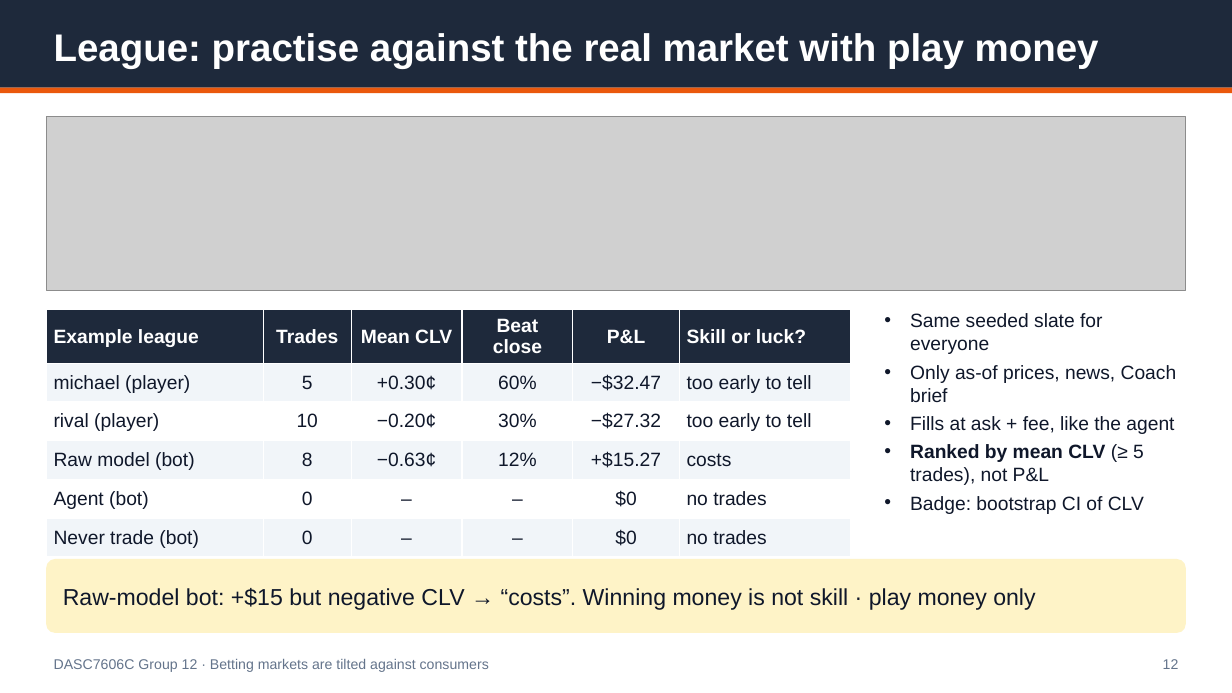
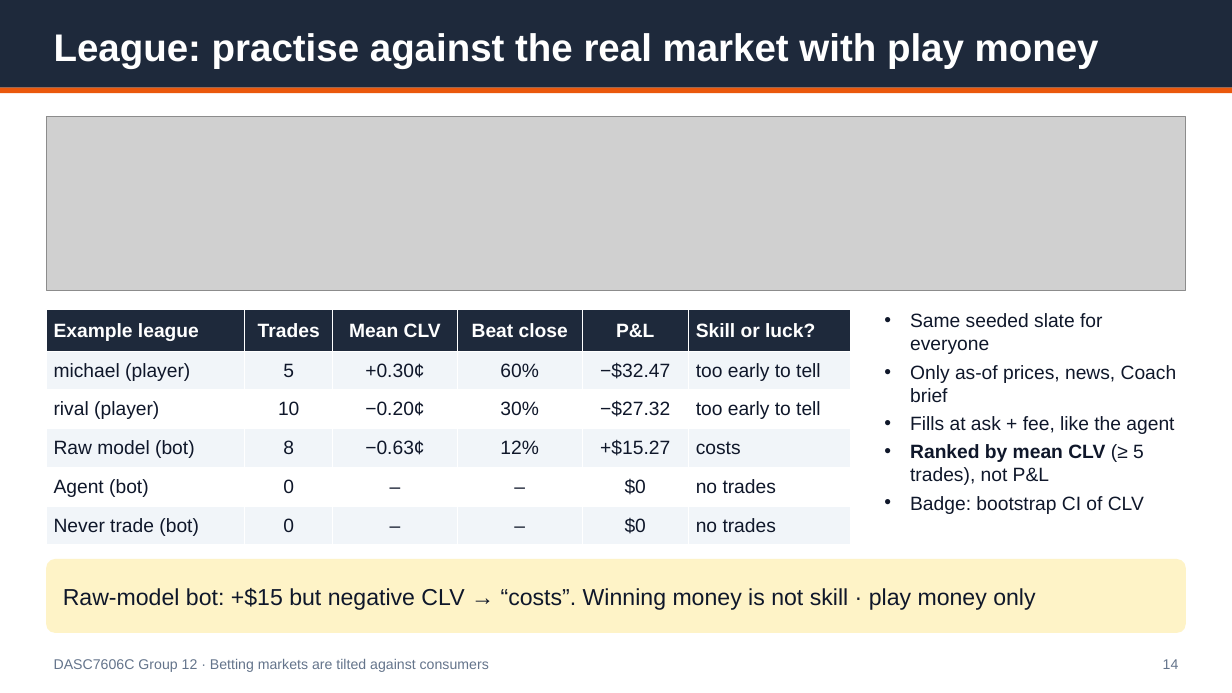
Before and after one commit to Michaelyzr/nba-agent, a slide deck: slide 14 of presentation/nba_agent_deck.pptx (slide 12 before the commit). Drawn at 1232x693 pixels with LibreOffice and Linux fonts; fonts in the diff are those of the drawing; grey boxes stand for pictures. Boxes give left, top, right and bottom in pixels: in the first picture for what was removed or moved away, otherwise in the second. Text is boxed around its words. In the diff, an @@ line names an element or a change of style, - is before the commit and + after.

```diff
--- a/presentation/nba_agent_deck.pptx
+++ b/presentation/nba_agent_deck.pptx
@@ table: place and size @@
-table at box(46, 310, 850, 552)
+table at box(46, 310, 850, 545)
@@ text at box(1163, 659, 1179, 669): text changed @@
-12
+14
```
Also in this commit, not shown: 11 other slides changed, 2 slides added, 6 other files.
